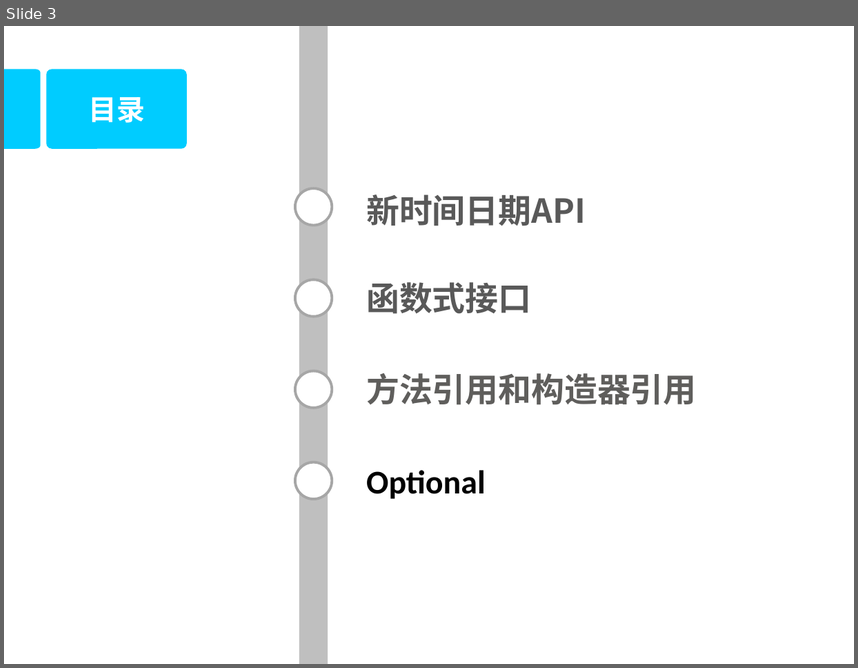
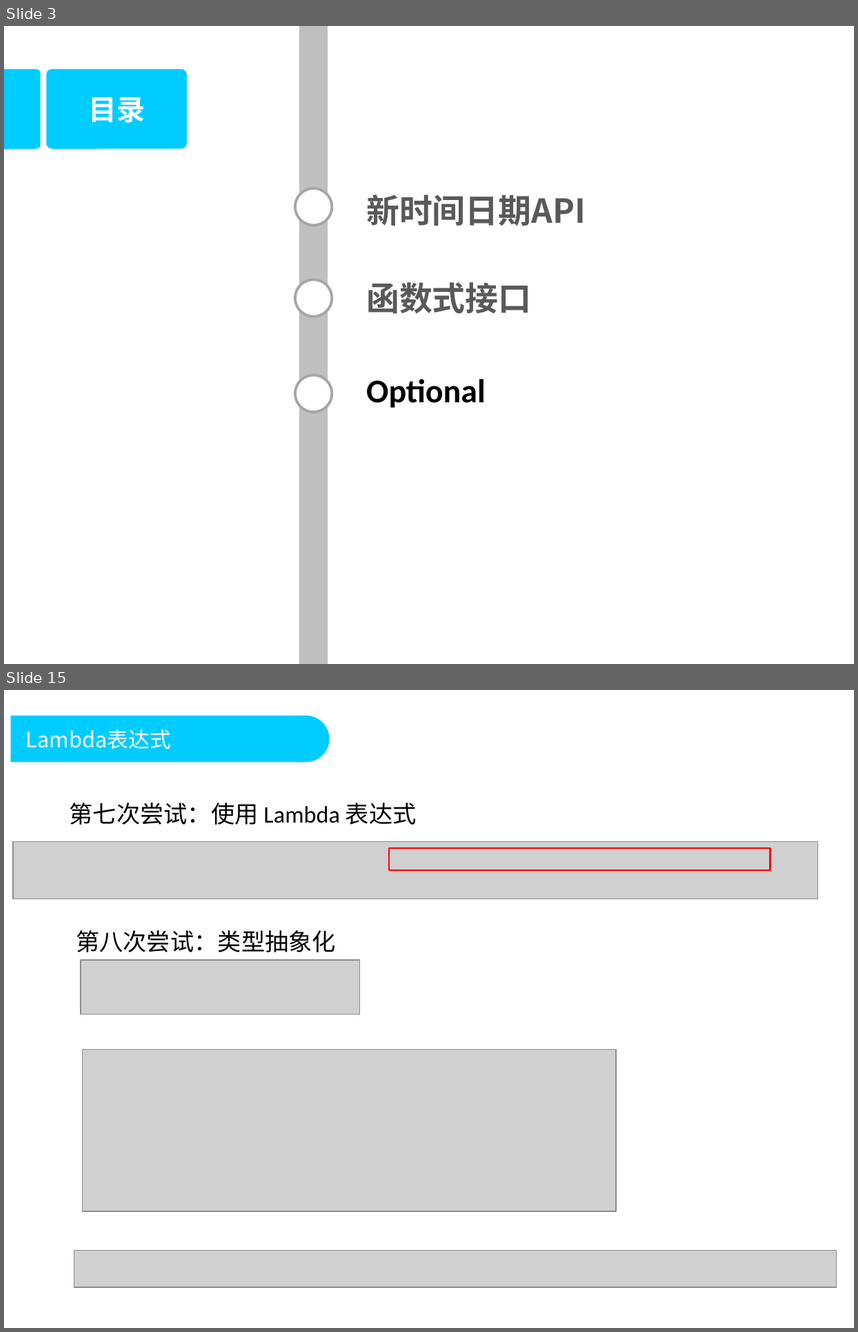
Before and after one commit to DoublePoint/MVC, a slide deck: 04相关插件/Java8/Java高级教程2.pptx. Shown one above the other, each under a label of ours: slide 3 before the commit, slides 3 and 15 after it; the slides between them are not shown. The pictures are 858x668 and 858x1332 pixels, drawn with LibreOffice and Linux fonts; fonts in the diff are those of the drawing; grey boxes stand for pictures; background and template pictures are left out. Boxes give left, top, right and bottom in pixels: in the first picture for what was removed or moved away, otherwise in the second. Text is boxed around its words. In the diff, an @@ line names an element or a change of style, - is before the commit and + after.

```diff
--- a/04相关插件/Java8/Java高级教程2.pptx
+++ b/04相关插件/Java8/Java高级教程2.pptx
@@ slide 15 added at [4,690,854,1328], background #FFFFFF @@
@@ rectangle added at [11,716,303,762], fill #00CCFF @@
@@ title added at [26,729,171,749], 18 pt, text #FFFFFF @@
+Lambda表达式
@@ rounded rectangle added at [276,716,330,762], fill #00CCFF @@
@@ text added at [69,802,417,825], 20 pt, text #000000 @@
+第七次尝试：使用 Lambda 表达式
@@ picture added at [14,841,818,899] @@
@@ rectangle added at [389,848,771,870], outline #FF0000 1.5 pt @@
@@ text added at [76,930,336,952], 20 pt, text #000000 @@
+第八次尝试：类型抽象化
@@ picture added at [81,960,359,1014] @@
@@ picture added at [82,1049,616,1211] @@
@@ picture added at [74,1250,837,1287] @@
@@ slide 3 changed as well @@
@@ ellipse: place and size @@
-ellipse at [296,462,332,499]
+ellipse at [296,374,332,411]
@@ ellipse removed at [296,370,332,407] @@
@@ text "Optional": place and size @@
-text "Optional" at [366,470,486,499]
+text "Optional" at [366,379,486,408]
@@ text removed at [366,373,696,405] @@
-方法引用和构造器引用
```
Also in this commit, not shown: 1 other slide changed, 37 other slides added, 50 slides removed, 17 other files.
